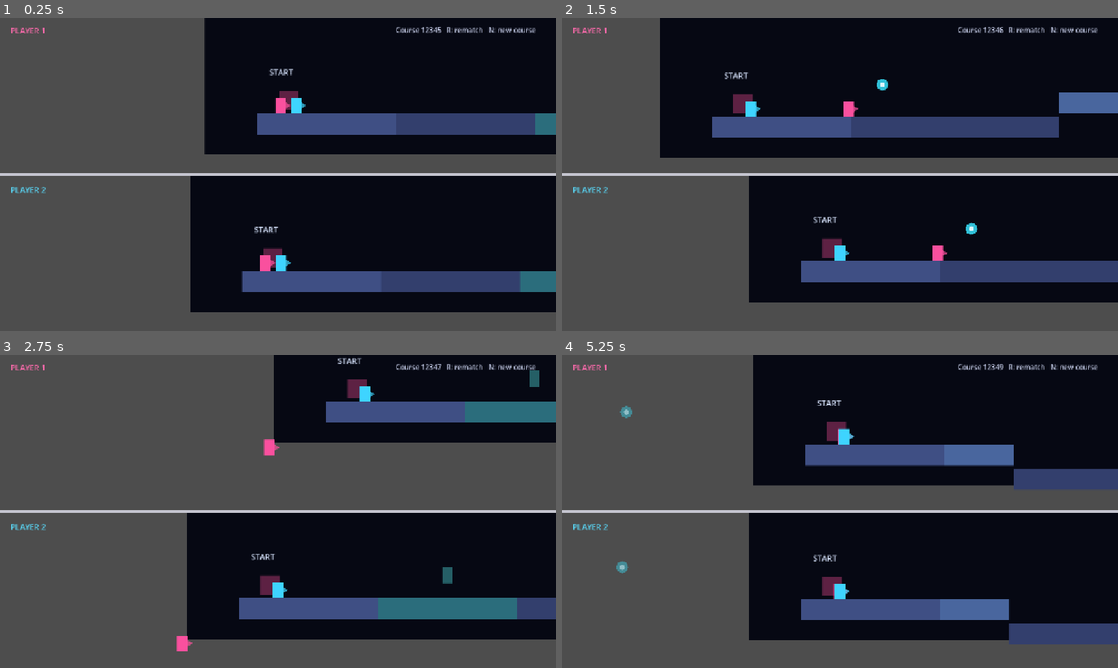
Above: before the commit, frames 1-4 (two rows, left to right).
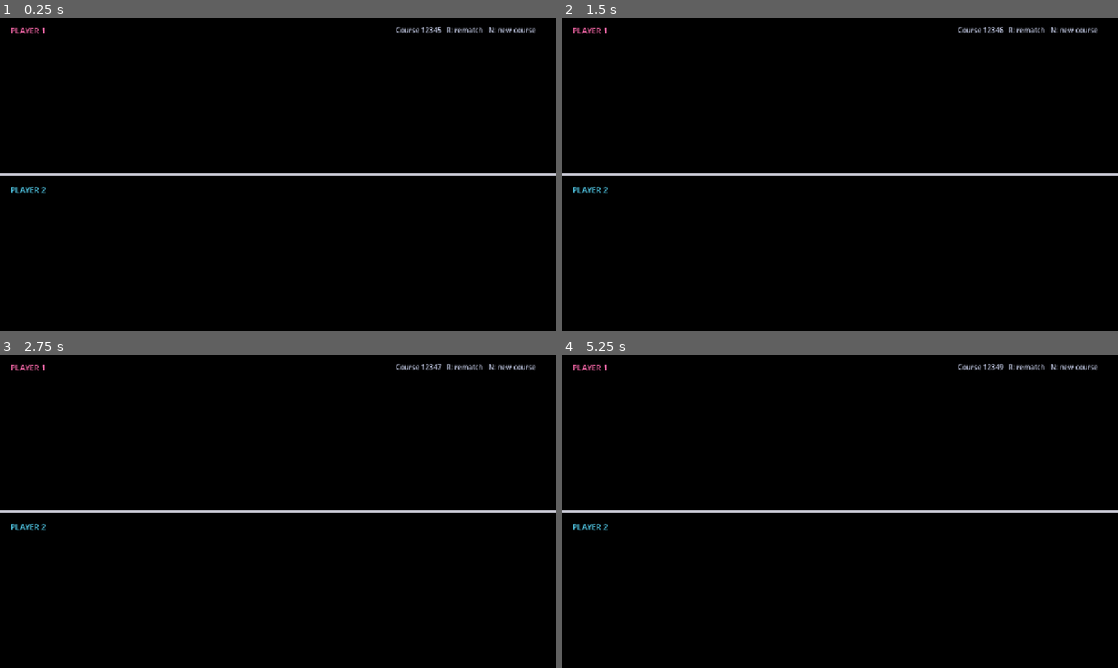
Above: after the commit, the same moments.

Repository: ketr4x/Haven
Game: Godot game, scene res://scenes/game/race.tscn
Two runs of this game, one before a commit and one after it. Both use one fixed random seed, a clock stepped at 60 frames per second and the inputs below.
Inputs:
- Up to frame 1 (0.25 s): no input
- Up to frame 2 (1.5 s): hold N (new_seed) 0.53-1.28 s; hold D (p1_right) from 0.53 s (still down); tap W (p1_jump) at 0.77 s; tap S (p1_shout) at 1.35 s
- Up to frame 3 (2.75 s): tap W (p1_jump) at 1.52 s; release D (p1_right) at 2.03 s; hold A (p1_left) from 2.03 s (still down); hold N (new_seed) from 2.03 s (still down)
- Up to frame 4 (5.25 s): release A (p1_left) at 2.78 s; release N (new_seed) at 2.78 s; hold D (p1_right) 2.78-4.28 s; tap S (p1_shout) at 2.85, 4.35 s; tap W (p1_jump) at 3.02, 3.77, 4.52 s; hold N (new_seed) 3.53-4.28 s; hold A (p1_left) 4.28-5.03 s; hold D (p1_right) from 5.03 s (still down); hold N (new_seed) from 5.03 s (still down)

The runs differ from the first frame. In frame 1, 51% of the frame differs, in the area x 0-100%, y 0-100%; in frame 2, 45%; in frame 3, 66%; in frame 4, 53%.

Commit message:
Add loudness-driven return echolocation

Diff:
--- /dev/null
+++ b/assets/shaders/echolocation_overlay.gdshader
@@ -0,0 +1,26 @@
+shader_type canvas_item;
+
+uniform sampler2D screen_texture : hint_screen_texture, repeat_disable, filter_linear;
+uniform float reveal_radius : hint_range(0.0, 1.0) = 0.0;
+uniform float reveal_strength : hint_range(0.0, 1.0) = 0.0;
+uniform float aspect_ratio = 1.7777778;
+
+float brightness(vec3 color) {
+	return dot(color, vec3(0.2126, 0.7152, 0.0722));
+}
+
+void fragment() {
+	vec2 point = vec2(UV.x * aspect_ratio, UV.y);
+	vec2 center = vec2(0.5 * aspect_ratio, 0.5);
+	float distance_to_center = distance(point, center);
+	float echo_area = 1.0 - smoothstep(reveal_radius * 0.72, reveal_radius, distance_to_center);
+
+	vec2 pixel = SCREEN_PIXEL_SIZE;
+	float horizontal = brightness(texture(screen_texture, SCREEN_UV + vec2(pixel.x, 0.0)).rgb) - brightness(texture(screen_texture, SCREEN_UV - vec2(pixel.x, 0.0)).rgb);
+	float vertical = brightness(texture(screen_texture, SCREEN_UV + vec2(0.0, pixel.y)).rgb) - brightness(texture(screen_texture, SCREEN_UV - vec2(0.0, pixel.y)).rgb);
+	float edge = smoothstep(0.02, 0.16, length(vec2(horizontal, vertical)));
+
+	vec3 edge_color = mix(vec3(0.15, 0.72, 1.0), vec3(0.9, 0.97, 1.0), edge);
+	vec3 echo = edge_color * edge * echo_area * reveal_strength;
+	COLOR = vec4(echo, 1.0);
+}
--- /dev/null
+++ b/scenes/effects/echo_overlay.tscn
@@ -0,0 +1,21 @@
+[gd_scene load_steps=3 format=3]
+
+[ext_resource type="Script" path="res://scripts/effects/echo_overlay.gd" id="1_overlay"]
+[ext_resource type="Shader" path="res://assets/shaders/echolocation_overlay.gdshader" id="2_shader"]
+
+[sub_resource type="ShaderMaterial" id="ShaderMaterial_overlay"]
+shader = ExtResource("2_shader")
+shader_parameter/reveal_radius = 0.0
+shader_parameter/reveal_strength = 0.0
+shader_parameter/aspect_ratio = 1.7777778
+
+[node name="EchoOverlay" type="ColorRect"]
+anchors_preset = 15
+anchor_right = 1.0
+anchor_bottom = 1.0
+grow_horizontal = 2
+grow_vertical = 2
+mouse_filter = 2
+material = SubResource("ShaderMaterial_overlay")
+color = Color(1, 1, 1, 1)
+script = ExtResource("1_overlay")
--- a/scenes/game/race.tscn
+++ b/scenes/game/race.tscn
@@ -12,6 +12,7 @@
 [ext_resource type="PackedScene" path="res://scenes/levels/chunks/chunk_finish.tscn" id="10_finish"]
 [ext_resource type="PackedScene" path="res://scenes/effects/sound_wave.tscn" id="11_wave"]
 [ext_resource type="PackedScene" path="res://scenes/effects/reveal_ring.tscn" id="12_ring"]
+[ext_resource type="PackedScene" path="res://scenes/effects/echo_overlay.tscn" id="13_overlay"]
 
 [node name="Race" type="Control"]
 layout_mode = 3
@@ -94,6 +95,10 @@
 position_smoothing_enabled = true
 position_smoothing_speed = 12.0
 
+[node name="TopEchoCanvas" type="CanvasLayer" parent="Presentation/SplitScreen/TopContainer/TopViewport"]
+
+[node name="EchoOverlay" parent="Presentation/SplitScreen/TopContainer/TopViewport/TopEchoCanvas" instance=ExtResource("13_overlay")]
+
 [node name="Divider" type="ColorRect" parent="Presentation/SplitScreen"]
 layout_mode = 1
 anchors_preset = 10
@@ -127,6 +132,10 @@
 [node name="BottomCamera" type="Camera2D" parent="Presentation/SplitScreen/BottomContainer/BottomViewport"]
 position_smoothing_enabled = true
 position_smoothing_speed = 12.0
+
+[node name="BottomEchoCanvas" type="CanvasLayer" parent="Presentation/SplitScreen/BottomContainer/BottomViewport"]
+
+[node name="EchoOverlay" parent="Presentation/SplitScreen/BottomContainer/BottomViewport/BottomEchoCanvas" instance=ExtResource("13_overlay")]
 
 [node name="GlobalUi" type="CanvasLayer" parent="."]
 
--- /dev/null
+++ b/scripts/effects/echo_overlay.gd
@@ -0,0 +1,26 @@
+class_name EchoOverlay
+extends ColorRect
+
+@export var reveal_duration: float = 1.5
+
+var _time_remaining: float = 0.0
+var _radius: float = 0.0
+
+func trigger(captured_loudness: float) -> void:
+	_radius = lerpf(0.14, 0.78, clampf(captured_loudness, 0.0, 100.0) / 100.0)
+	_time_remaining = reveal_duration
+	_set_reveal(1.0)
+
+
+func _process(delta: float) -> void:
+	if is_zero_approx(_time_remaining):
+		return
+
+	_time_remaining = maxf(0.0, _time_remaining - delta)
+	_set_reveal(_time_remaining / reveal_duration)
+
+
+func _set_reveal(strength: float) -> void:
+	var shader_material := material as ShaderMaterial
+	shader_material.set_shader_parameter("reveal_radius", _radius)
+	shader_material.set_shader_parameter("reveal_strength", strength)
--- a/scripts/effects/sound_wave.gd
+++ b/scripts/effects/sound_wave.gd
@@ -2,7 +2,7 @@
 extends CharacterBody2D
 
 signal bounced(position: Vector2, normal: Vector2, bounce_count: int)
-signal returned_to_owner(player: RezonansPlayer)
+signal returned_to_owner(player: RezonansPlayer, captured_loudness: float)
 signal expired
 
 @export var speed: float = 760.0
@@ -10,12 +10,16 @@
 @export var lifetime: float = 1.6
 
 var bounce_count: int = 0
+var captured_loudness: float = 0.0
 var emitter: RezonansPlayer
 var _remaining_lifetime: float = 0.0
 var _has_returned: bool = false
 
-func setup(source: RezonansPlayer, origin: Vector2, direction: Vector2) -> void:
+func setup(source: RezonansPlayer, origin: Vector2, direction: Vector2, initial_loudness: float) -> void:
 	emitter = source
+	captured_loudness = clampf(initial_loudness, 0.0, 100.0)
+	var size_multiplier := lerpf(0.55, 2.1, captured_loudness / 100.0)
+	scale = Vector2.ONE * size_multiplier
 	global_position = origin
 	velocity = direction.normalized() * speed
 	_remaining_lifetime = lifetime
@@ -50,6 +54,6 @@
 		return
 
 	_has_returned = true
-	returned_to_owner.emit(emitter)
+	returned_to_owner.emit(emitter, captured_loudness)
 	expired.emit()
 	queue_free()
--- a/scripts/game/race.gd
+++ b/scripts/game/race.gd
@@ -12,6 +12,8 @@
 @onready var _bottom_viewport: SubViewport = $Presentation/SplitScreen/BottomContainer/BottomViewport
 @onready var _top_camera: Camera2D = $Presentation/SplitScreen/TopContainer/TopViewport/TopCamera
 @onready var _bottom_camera: Camera2D = $Presentation/SplitScreen/BottomContainer/BottomViewport/BottomCamera
+@onready var _top_echo_overlay: EchoOverlay = $Presentation/SplitScreen/TopContainer/TopViewport/TopEchoCanvas/EchoOverlay
+@onready var _bottom_echo_overlay: EchoOverlay = $Presentation/SplitScreen/BottomContainer/BottomViewport/BottomEchoCanvas/EchoOverlay
 @onready var _seed_label: Label = $GlobalUi/Seed
 @onready var _winner_label: Label = $GlobalUi/Winner
 
@@ -43,22 +45,24 @@
 	_bottom_camera.position = _player_two.global_position
 
 
-func _on_player_shouted(origin: Vector2, direction: Vector2, player: RezonansPlayer) -> void:
+func _on_player_shouted(origin: Vector2, direction: Vector2, loudness: float, player: RezonansPlayer) -> void:
 	var wave := sound_wave_scene.instantiate() as SoundWave
 	_waves.add_child(wave)
-	wave.setup(player, origin + direction * 24.0, direction)
+	wave.setup(player, origin + direction * 24.0, direction, loudness)
 	wave.bounced.connect(_on_wave_bounced)
 	wave.returned_to_owner.connect(_on_wave_returned)
 
 
-func _on_wave_bounced(position: Vector2, _normal: Vector2, _bounce_count: int) -> void:
-	var ring := reveal_ring_scene.instantiate() as RevealRing
-	_waves.add_child(ring)
-	ring.global_position = position
+func _on_wave_bounced(_position: Vector2, _normal: Vector2, _bounce_count: int) -> void:
+	pass
 
 
-func _on_wave_returned(player: RezonansPlayer) -> void:
+func _on_wave_returned(player: RezonansPlayer, captured_loudness: float) -> void:
 	player.apply_rebound_boost()
+	if player == _player_one:
+		_top_echo_overlay.trigger(captured_loudness)
+	else:
+		_bottom_echo_overlay.trigger(captured_loudness)
 
 
 func _on_course_generated(seed: int, _signature: String) -> void:
--- a/scripts/player/player.gd
+++ b/scripts/player/player.gd
@@ -3,7 +3,7 @@
 
 signal landed(position: Vector2)
 signal wall_jumped(position: Vector2, normal: Vector2)
-signal sonic_shouted(origin: Vector2, direction: Vector2)
+signal sonic_shouted(origin: Vector2, direction: Vector2, loudness: float)
 signal rebound_boost_started
 signal rebound_boost_ended
 
@@ -28,6 +28,13 @@
 @export_category("Sonic Shout")
 @export var shout_cooldown: float = 0.45
 
+@export_category("Echolocation")
+@export_range(1.0, 100.0) var max_loudness: float = 100.0
+@export var running_loudness_per_second: float = 24.0
+@export var wall_loudness_per_second: float = 36.0
+@export var shout_loudness_gain: float = 42.0
+@export var idle_loudness_decay_per_second: float = 18.0
+
 @export_category("Rebound Boost")
 @export var rebound_boost_duration: float = 1.4
 @export var rebound_speed_multiplier: float = 1.35
@@ -40,6 +47,7 @@
 @onready var _boost_aura: Polygon2D = $BoostAura
 
 var facing_direction: float = 1.0
+var loudness: float = 0.0
 var _coyote_time_remaining: float = 0.0
 var _jump_buffer_remaining: float = 0.0
 var _shout_cooldown_remaining: float = 0.0
@@ -53,6 +61,7 @@
 
 func _physics_process(delta: float) -> void:
 	_update_rebound_boost(delta)
+	_update_loudness(delta)
 	_shout_cooldown_remaining = maxf(0.0, _shout_cooldown_remaining - delta)
 	_update_jump_buffer(delta)
 	_update_horizontal_velocity(delta)
@@ -63,6 +72,22 @@
 	move_and_slide()
 	_update_ground_state(delta)
 	_emit_shout_if_requested()
+
+
+func _update_loudness(delta: float) -> void:
+	var gain := 0.0
+	if absf(velocity.x) > 30.0:
+		gain += running_loudness_per_second * delta
+	if is_on_wall_only() and not is_on_floor():
+		gain += wall_loudness_per_second * delta
+	if is_zero_approx(gain):
+		loudness = maxf(0.0, loudness - idle_loudness_decay_per_second * delta)
+	else:
+		loudness = minf(max_loudness, loudness + gain)
+
+
+func _add_loudness(amount: float) -> void:
+	loudness = clampf(loudness + amount, 0.0, max_loudness)
 
 
 func apply_rebound_boost() -> void:
@@ -147,4 +172,5 @@
 func _emit_shout_if_requested() -> void:
 	if Input.is_action_just_pressed(shout_action) and is_zero_approx(_shout_cooldown_remaining):
 		_shout_cooldown_remaining = shout_cooldown
-		sonic_shouted.emit(global_position, Vector2(facing_direction, 0.0))
+		_add_loudness(shout_loudness_gain)
+		sonic_shouted.emit(global_position, Vector2(facing_direction, 0.0), loudness)
--- a/tests/sound_wave_check.gd
+++ b/tests/sound_wave_check.gd
@@ -14,7 +14,7 @@
 	var wave := SOUND_WAVE.instantiate() as SoundWave
 	lab.add_child(wave)
 	wave.bounced.connect(_on_wave_bounced)
-	wave.setup(player, Vector2(540, 546), Vector2.RIGHT)
+	wave.setup(player, Vector2(540, 546), Vector2.RIGHT, 50.0)
 
 	for frame in 20:
 		await physics_frame
Not shown: 1 places in scenes/game/race.tscn that only renumber resources
Not shown, added: scripts/effects/echo_overlay.gd.uid
